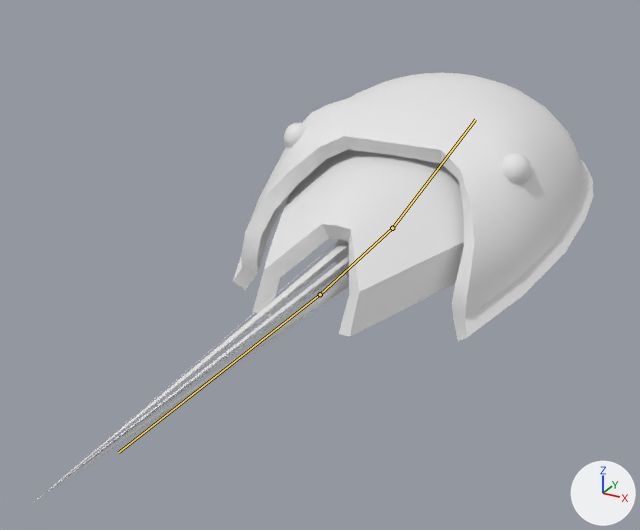
Renders of the FBX model Assets/Blender/Crab/horseshoe-crab.fbx from each side of a commit.
Camera for both pictures: a 50 mm camera at (2.11, -5.63, 2.17) aimed at (-0.07, -1.68, 0.19). Lighting does not change. The marker at lower right points along +X, +Y and +Z. The picture after the commit comes second. Both versions are drawn at frame 30 of the action 'Armature|Dancing'; the numbers are the values there. The bones that change, and the others that lie on the model, are drawn over the model as lines.

The first picture shows 'HorseShoeCrabEyes', 'HorseShoeCrabShell1', 'HorseShoeCrabShell2', 'HorseShoeCrabShell3'.
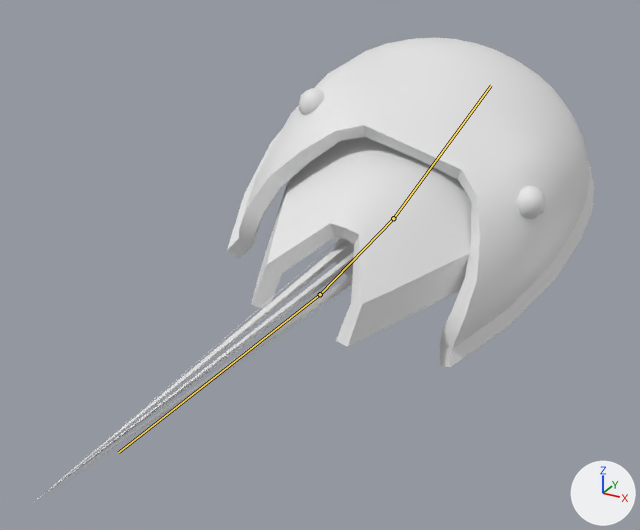
Edits to the scene script, one JSON object a line:
```json
{"block": "bone_bone_001", "where": "bone_bone_001 = bpy.data.objects['Armature'].pose.bones['Bone.001']"}
{"op": "set", "path": "bone_bone_001.rotation_quaternion", "old": "(0.988, -0.071, 0.136, 0.001)", "new": "(0.973, -0.035, 0.229, -0.01)", "note": "degrees (-8, 16, -1) -> degrees (-5, 26, -2)"}
{"block": "bone_bone", "where": "bone_bone = bpy.data.objects['Armature'].pose.bones['Bone']  # child of 'Bone.001'"}
{"op": "set", "path": "bone_bone.rotation_quaternion", "old": "(0.992, -0.094, 0.079, -0.014)", "new": "(0.99, -0.047, 0.132, -0.032)", "note": "degrees (-11, 9, -2) -> degrees (-6, 15, -4)"}
```

Changed parts and their boxes [x1, y1, x2, y2] in the pictures (640 x 530 px):
```json
{"object": "HorseShoeCrabShell1", "change": "posed", "before": [233, 73, 594, 342], "after": [227, 38, 594, 367], "on screen": "22% taller"}
{"object": "HorseShoeCrabShell2", "change": "posed", "before": [253, 149, 464, 337], "after": [251, 137, 472, 347], "on screen": "12% taller"}
{"object": "HorseShoeCrabEyes", "change": "posed", "before": [284, 122, 531, 185], "after": [299, 88, 545, 219], "on screen": "106% taller"}
{"bone": "Bone.001", "before": "(320, 294) to (392, 228)", "after": "(320, 294) to (393, 218)"}
{"bone": "Bone", "before": "(392, 228) to (475, 119)", "after": "(393, 218) to (491, 85)"}
```
